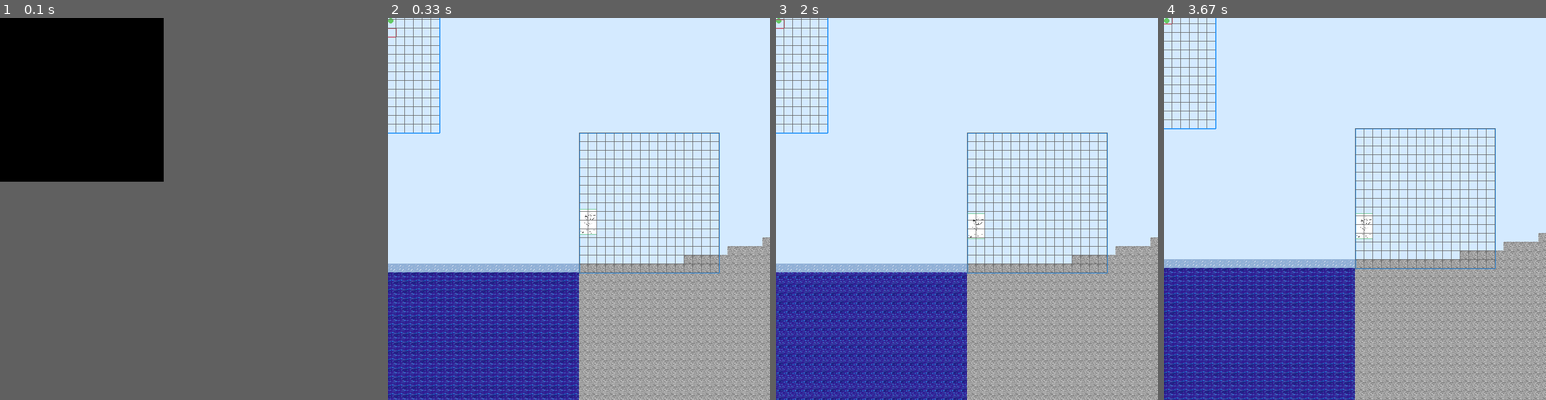
Above: before the commit, frames 1-4 (left to right).
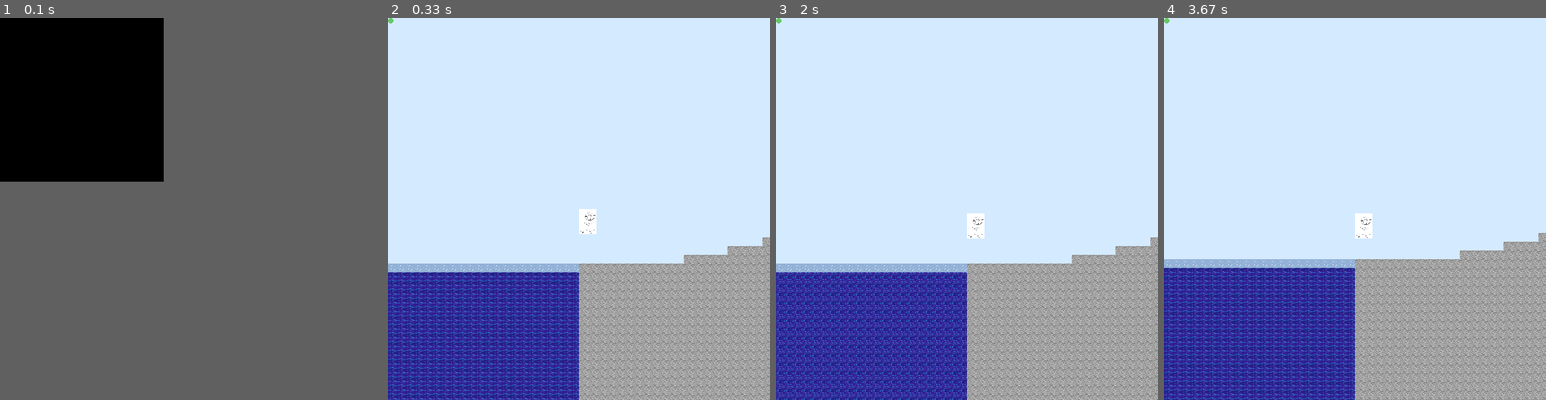
Above: after the commit, the same moments.

Repository: HyperRays/minecraft-from-wish
Game: pygame game, started from game-logic/main.py
The game is run twice, just before and just after one commit, with the same random seed, the same clock (stepped at 60 frames per second) and the same inputs.
Inputs:
- Up to frame 1 (0.1 s): no input
- Up to frame 2 (0.33 s): no input
- Up to frame 3 (2 s): no input
- Up to frame 4 (3.67 s): no input

Frame 1 is identical in both runs. In frame 2, 2.5% of the frame differs, in the area x 0-87%, y 0-67%; in frame 3, 2.5%; in frame 4, 2.5%.

Commit message:
fixed grass textures

Diff:
--- a/game-logic/blocks.py
+++ b/game-logic/blocks.py
@@ -176,7 +176,7 @@
 
     graphics.create_layer("grass_layer")
 
-    async def render(self):
+    async def pygame_render(self, *_):
         graphics.layers["grass_layer"].blit(self.texture, camera.screen_position(self.position).into_tuple())
 
 class Dirt(Square, load_block_properties("dirt.toml")):
--- a/game-logic/main.py
+++ b/game-logic/main.py
@@ -14,8 +14,8 @@
 Background()
 player = Player(vec2d(0,100))
 mouse = Mouse()
-graphics.set_render_layers(["bg", "chunks_layer",  "player_layer", "grass_layer", "mouse_layer", "player_debug_layer", "chunks_debug", "mouse_debug_layer"])
-# graphics.set_render_layers(["bg","chunks_layer", "player_layer", "grass_layer", "mouse_layer"])
+# graphics.set_render_layers(["bg", "chunks_layer",  "player_layer", "grass_layer", "mouse_layer", "player_debug_layer", "chunks_debug", "mouse_debug_layer"])
+graphics.set_render_layers(["bg","chunks_layer", "player_layer", "grass_layer", "mouse_layer"])
 graphics.create_layer("bg")
 graphics.layers["bg"].fill((0,0,100))
 window.run()
